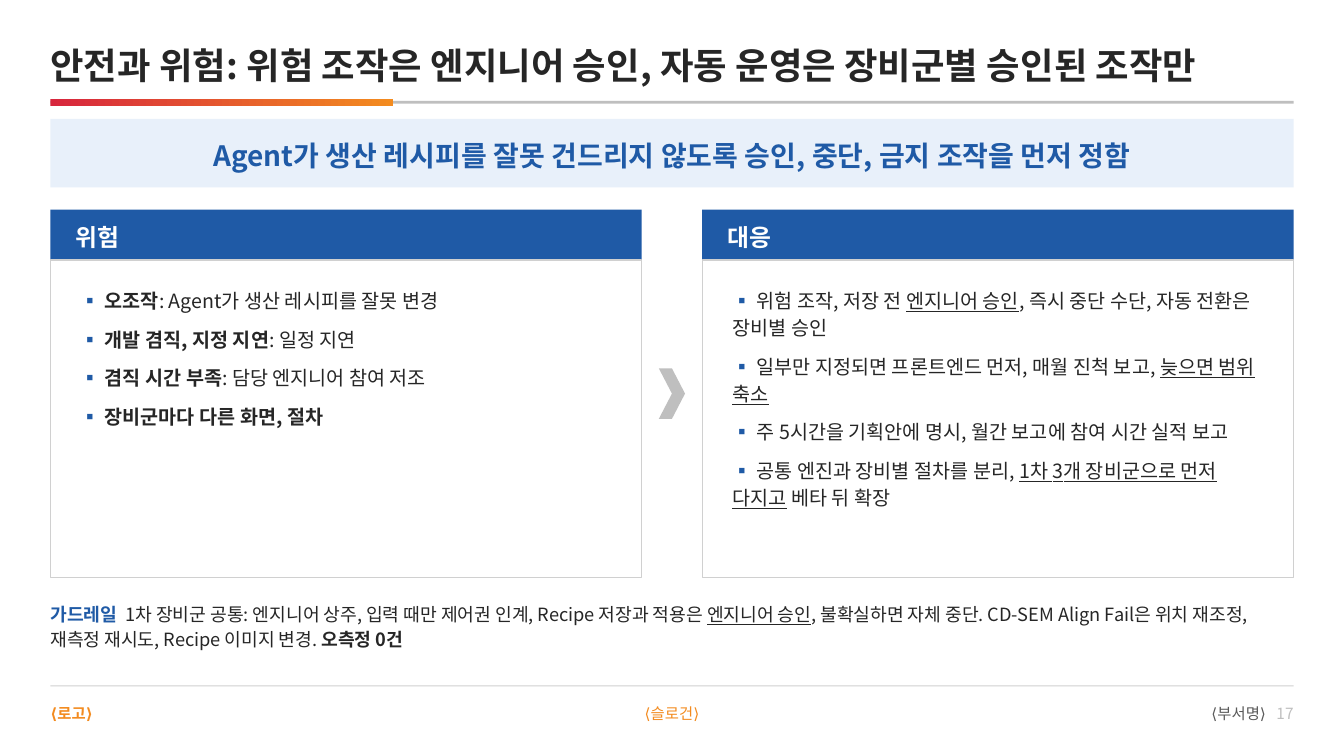
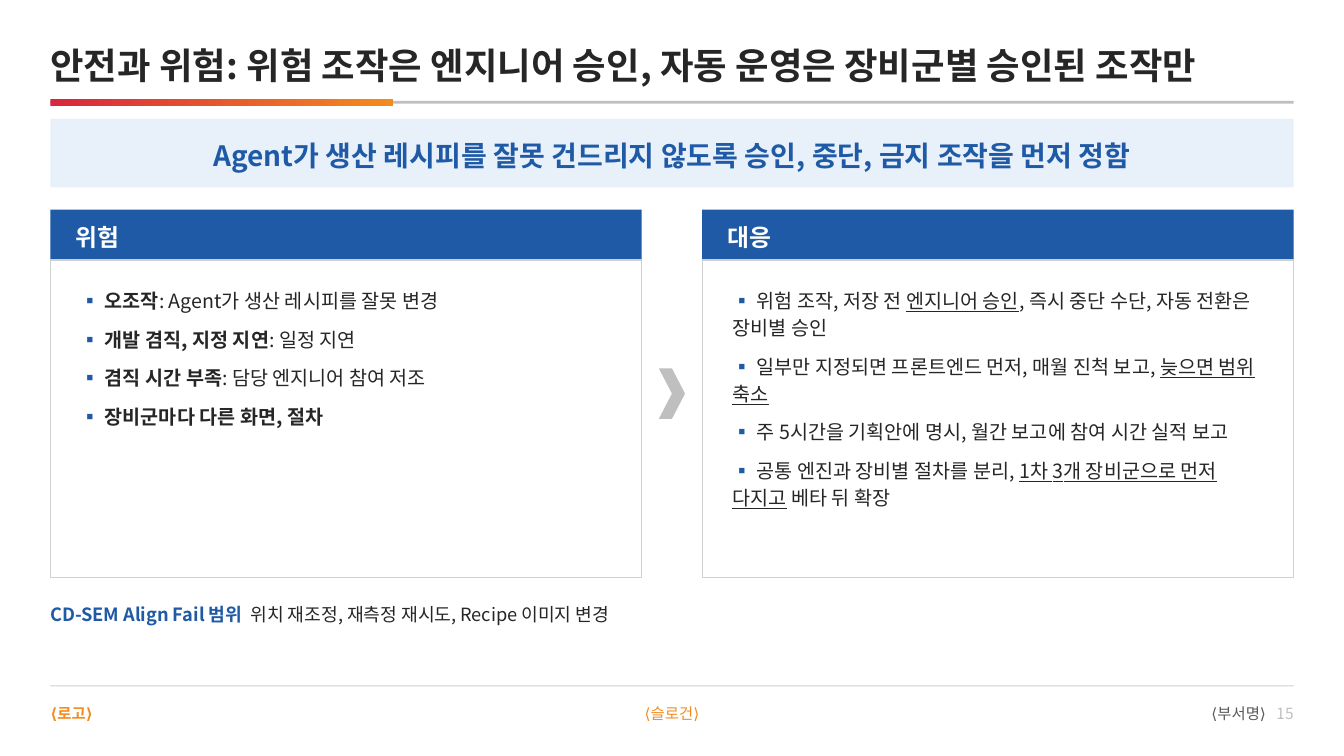
Before and after one commit to DarrenKoi/pm_notes, a slide deck: slide 15 of my-task/arc-tf/deliverables/arc-tf-team-full.pptx (slide 17 before the commit). Drawn at 1344x756 pixels with LibreOffice and Linux fonts; fonts in the diff are those of the drawing. Boxes give left, top, right and bottom in pixels: in the first picture for what was removed or moved away, otherwise in the second. Text is boxed around its words. In the diff, an @@ line names an element or a change of style, - is before the commit and + after.

```diff
--- a/my-task/arc-tf/deliverables/arc-tf-team-full.pptx
+++ b/my-task/arc-tf/deliverables/arc-tf-team-full.pptx
@@ text at <box>50,605,609,626</box>: text changed @@
-가드레일 1차 장비군 공통: 엔지니어 상주, 입력 때만 제어권 인계, Recipe 저장과 적용은 엔지니어 승인, 불확실하면 자체 중단. CD-SEM Align Fail은 위치 재조정, 재측정 재시도, Recipe 이미지 변경. 오측정 0건
+CD-SEM Align Fail 범위 위치 재조정, 재측정 재시도, Recipe 이미지 변경
@@ text at <box>1217,706,1293,720</box>: text changed @@
-⟨부서명⟩ 17
+⟨부서명⟩ 15
```
Also in this commit, not shown: 11 other slides changed, 3 slides removed, 9 other files.
